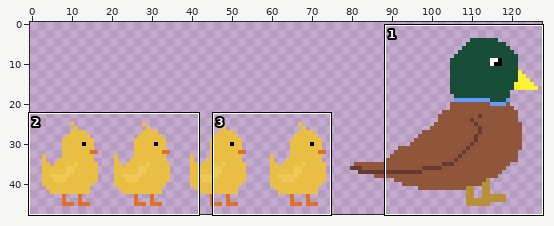
Two states of a pixel-art file, sprites/Sprite-0001.aseprite. The first picture is a wide view before the edit; the outline marks the close-up.
Close-up. Before the commit:
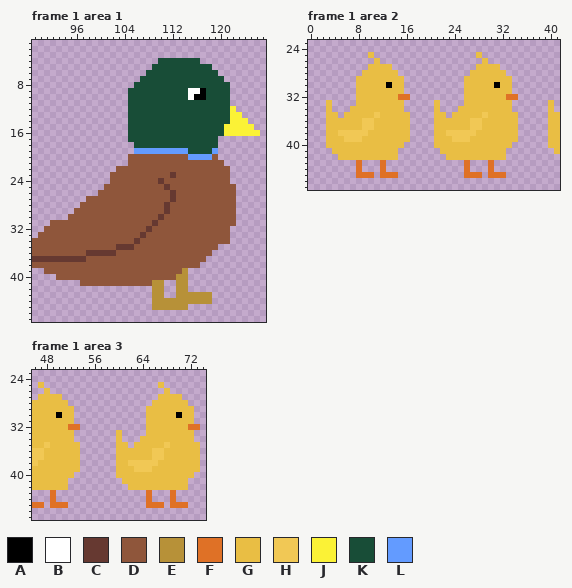
128x48 pixels, 1 frame. Shown: frame 1 area 1: x 89..127, y 1..47; frame 1 area 2: x 0..41, y 23..47; frame 1 area 3: x 46..74, y 23..47. The commit also changed other frames or places, which this record leaves out.
Visible layers, top first: "mala kaczka Copy Copy Copy", "mala kaczka Copy Copy", "mala kaczka Copy", "mala kaczka", "mama kaczka".
Palette (. is transparent): A #000000  B #ffffff  C #663931  D #8f563b  E #b79138  F #df7126  G #e9be44  H #f1c855  J #fbf236  K #184d37  L #639bff
Pixels before, frame 1 area 1, first column x 89:
 4 .....................KKKKKKK..........
 5 ....................KKKKKKKKKK........
 6 ...................KKKKKKKKKKKK.......
 7 ..................KKKKKKKKKKKKKK......
 8 .................KKKKKKKKKKKKKKKK.....
 9 ................KKKKKKKKKKBBAKKKK.....
10 ................KKKKKKKKKKBAAKKKK.....
11 ................KKKKKKKKKKKKKKKKK.....
12 ................KKKKKKKKKKKKKKKKKJ....
13 ................KKKKKKKKKKKKKKKKKJJ...
14 ................KKKKKKKKKKKKKKKKKJJJ..
15 ................KKKKKKKKKKKKKKKKJJJJJ.
16 ................KKKKKKKKKKKKKKKKJJJJJJ
17 ................KKKKKKKKKKKKKKK.......
18 .................KKKKKKKKKKKKKK.......
19 .................LLLLLLLLLKKKKL.......
20 ................DDDDDDDDDDLLLLD.......
21 ................DDDDDDDDDDDDDDDD......
22 ..............DDDDDDDDDDDDDDDDDDD.....
23 .............DDDDDDDDDDCDDDDDDDDD.....
24 .............DDDDDDDDCDDDDDDDDDDD.....
25 ............DDDDDDDDDDCDDDDDDDDDDD....
26 ...........DDDDDDDDDDDDCDDDDDDDDDD....
27 .........DDDDDDDDDDDDDDCDDDDDDDDDD....
28 ........DDDDDDDDDDDDDDCDDDDDDDDDDD....
29 .......DDDDDDDDDDDDDDDCDDDDDDDDDDD....
30 ......DDDDDDDDDDDDDDDCDDDDDDDDDDDD....
31 ...DDDDDDDDDDDDDDDDDCDDDDDDDDDDDDD....
32 ..DDDDDDDDDDDDDDDDDCDDDDDDDDDDDDD.....
33 .DDDDDDDDDDDDDDDDDCDDDDDDDDDDDDDD.....
34 DDDDDDDDDDDDDDDDDCDDDDDDDDDDDDDDD.....
35 DDDDDDDDDDDDDDCCCDDDDDDDDDDDDDD.......
36 DDDDDDDDDCCCCCDDDDDDDDDDDDDDDD........
37 CCCCCCCCCDDDDDDDDDDDDDDDDDDDD.........
38 DDDDDDDDDDDDDDDDDDDDDDDDDDDD..........
39 ..DDDDDDDDDDDDDDDDDDDDDDDE............
40 ....DDDDDDDDDDDDDDDDDDDDEE............
41 ........DDDDDDDDDDDDEE..EE............
42 ....................EE..EE............
43 ....................EE..EEEEEE........
44 ....................EEEEEEEEEE........
45 ....................EEEEEE............
Pixels before, frame 1 area 2, first column x 3:
25 .......G.................G.............
26 ........G.................G............
27 .......GGGG..............GGGG..........
28 ......GGGGGG............GGGGGG.........
29 .....GGGGGGGG..........GGGGGGGG........
30 .....GGGGGAGG..........GGGGGAGG........
31 .....GGGGGGGG..........GGGGGGGG........
32 .....GGGGGGGFF.........GGGGGGGFF.......
33 G....GGGGGGGG.....G....GGGGGGGG......G.
34 G...GGGGGGGGG.....G...GGGGGGGGG......G.
35 GG.GGGGGHGGGGG....GG.GGGGGHGGGGG.....GG
36 GGGGGGHHGGGGGG....GGGGGGHHGGGGGG.....GG
37 GGGGGGHHGGGGGG....GGGGGGHHGGGGGG.....GG
38 GGHHHHHGGGGGGG....GGHHHHHGGGGGGG.....GG
39 GGGHHHGGGGGGGG....GGGHHHGGGGGGGG.....GG
40 GGGGGGGGGGGGG.....GGGGGGGGGGGGG......GG
41 .GGGGGGGGGGG.......GGGGGGGGGGG........G
42 ..GGGGGGGGGG........GGGGGGGGGG.........
43 .....F...F.............F...F...........
44 .....F...F.............F...F...........
45 .....FFF.FFF...........FFF.FFF.........
Pixels before, frame 1 area 3, first column x 46:
25 .G...................G......
26 ..G...................G.....
27 .GGGG................GGGG...
28 GGGGGG..............GGGGGG..
29 GGGGGGG............GGGGGGGG.
30 GGGGAGG............GGGGGAGG.
31 GGGGGGG............GGGGGGGG.
32 GGGGGGFF...........GGGGGGGFF
33 GGGGGGG.......G....GGGGGGGG.
34 GGGGGGG.......G...GGGGGGGGG.
35 GGHGGGGG......GG.GGGGGHGGGGG
36 HHGGGGGG......GGGGGGHHGGGGGG
37 HHGGGGGG......GGGGGGHHGGGGGG
38 HGGGGGGG......GGHHHHHGGGGGGG
39 GGGGGGGG......GGGHHHGGGGGGGG
40 GGGGGGG.......GGGGGGGGGGGGG.
41 GGGGGG.........GGGGGGGGGGG..
42 GGGGGG..........GGGGGGGGGG..
43 ...F...............F...F....
44 ...F...............F...F....
45 FF.FFF.............FFF.FFF..
New version:
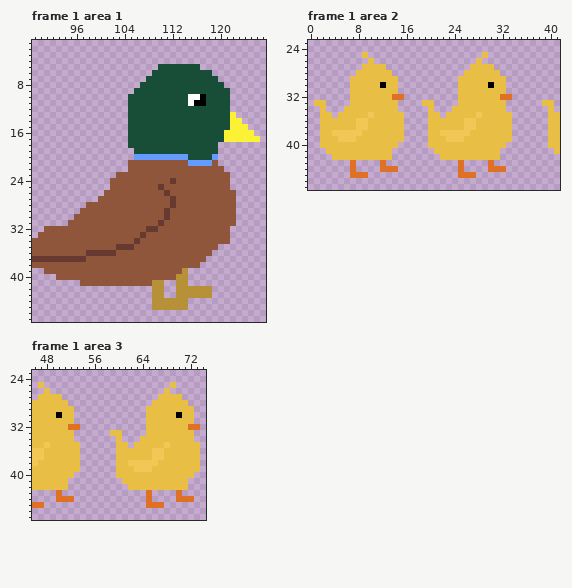
The exact change:
layer "kaczka/mala kaczka Copy Copy" added
layer "kaczka/mala kaczka Copy Copy Copy" added
layer "kaczka/mala kaczka Copy Copy Copy #2" added
layer "kaczka/mala kaczka Copy" added
layer "mala kaczka" removed
layer "mala kaczka Copy" removed
layer "mala kaczka Copy Copy" removed
layer "mala kaczka Copy Copy Copy" removed
Changed rows in their new state; - is an unchanged pixel.
Frame 1 area 1, layer "mama kaczka":
first column x 92:
 4 ------------------.......----------
 5 -----------------.-------..--------
 6 ----------------.----------.-------
 7 ---------------.------------.------
 8 --------------.--------------.-----
 9 -------------.---------KKK---------
10 ------------------------B----------
11 -----------------------BAA---------
12 ------------------------------.----
13 -------------------------------.---
14 --------------------------------.--
15 -----------------------------K---.-
16 ----------------------------------.
17 ----------------------------KJJJJJJ
18 -------------K---------------------
19 --------------KKKKKKKKK----K-------
20 -------------.LLLLLLLLLKKKKL-------
21 -----------------------LLLL-.------
22 -----------..----------------.-----
23 ----------.---------D--------------
24 ------------------D-C--------------
25 ---------.--------CD----------.----
26 --------.----------CD--------------
27 ------..---------------------------
28 -----.-------------DC--------------
29 ----.------------------------------
30 ---.--------------DC---------------
31 ...--------------DC----------------
32 -----------------C-----------------
first column x 115:
42 EEEE
44 ....
Frame 1 area 2:
first column x 1:
25 --------G.-----------------.G----------
26 ---------G.----------------G.----------
27 --------G---.-------------G---.--------
28 -------G-----.-----------G-----.-------
29 ------G-------.---------G-------.------
30 ------G----AG-.---------G----AG-.------
31 ------G-------.---------G-------.------
32 ------G------F-.--------G------F-.-----
33 GG.---G-------.---GG.---G-------.-----G
34 -G.--G--------.----G.--G--------.------
35 -G-.G----HG----.---G-.G----HG----.-----
36 -G-----H-G-----.---G-----H-G-----.-----
37 -G-----H-G-----.---G-----H-G-----.-----
38 -G-H----G------.---G-H----G------.-----
39 -G--H--G-------.---G--H--G-------.-----
40 -G------------.----G------------.------
41 --G----------.------G----------.-------
42 ---G---------.-------G---------.-------
43 ------F.----------------F.-------------
44 ------F.----FF----------F.----FF-------
45 ------F--.-...----------F--.-...-------
Frame 1 area 3:
first column x 67:
25 .-G
first column x 59:
33 G
first column x 49:
43 .F------------------.F--
44 .FFF----------------.FFF
45 ...-----------------...-
